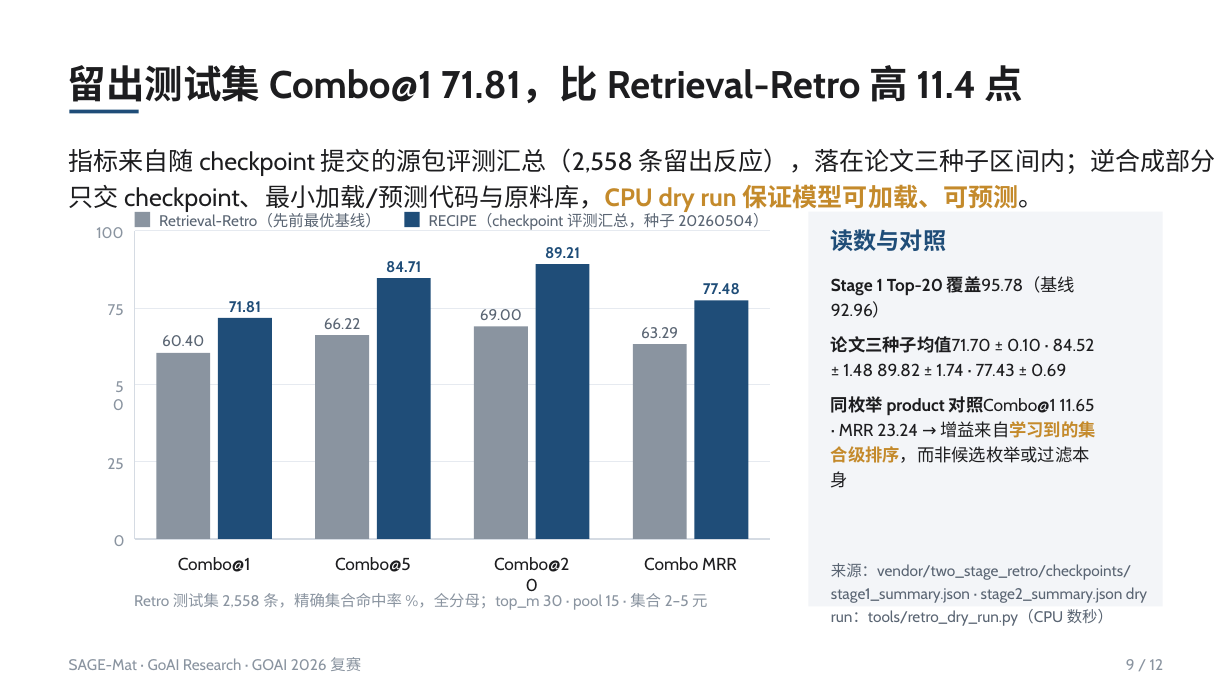
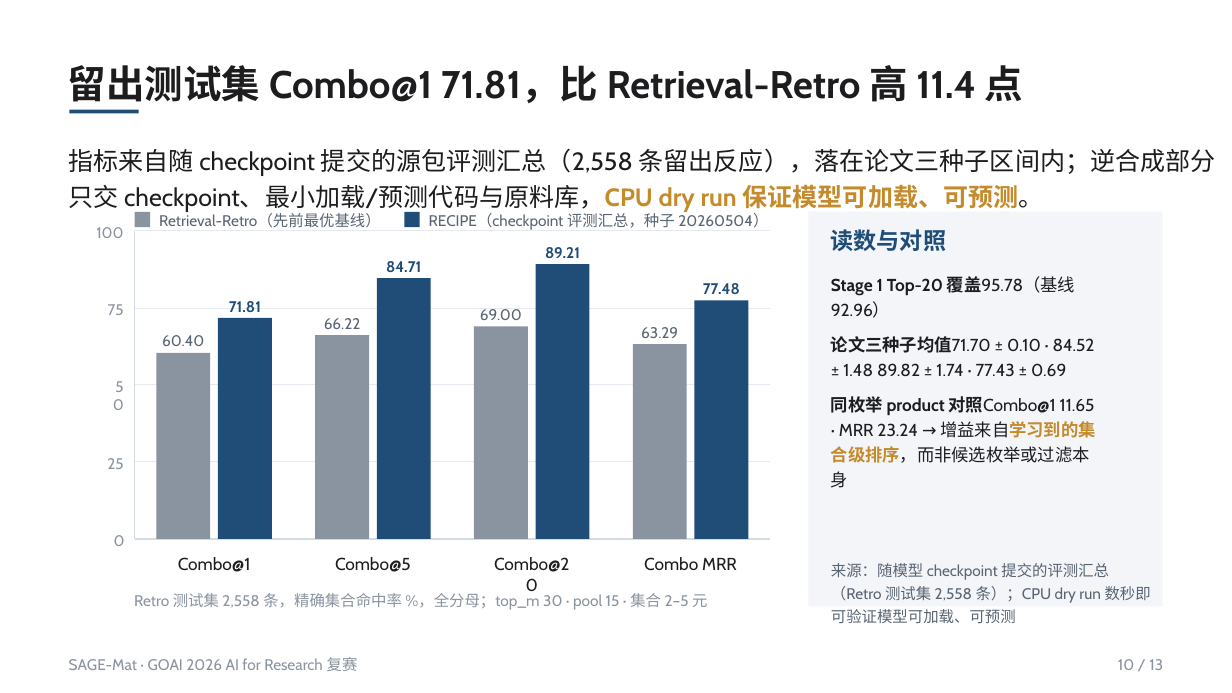
Before and after one commit to asimfish/goai_research, a slide deck: slide 10 of submission/goai_final/deck/SAGE-Mat_复赛方案说明.pptx (slide 9 before the commit). Drawn at 1232x693 pixels with LibreOffice and Linux fonts; fonts in the diff are those of the drawing. Boxes give left, top, right and bottom in pixels: in the first picture for what was removed or moved away, otherwise in the second. Text is boxed around its words. In the diff, an @@ line names an element or a change of style, - is before the commit and + after.

```diff
--- a/submission/goai_final/deck/SAGE-Mat_复赛方案说明.pptx
+++ b/submission/goai_final/deck/SAGE-Mat_复赛方案说明.pptx
@@ text at box(831, 563, 1151, 623): text changed @@
-来源：vendor/two_stage_retro/checkpoints/ stage1_summary.json · stage2_summary.json dry run：tools/retro_dry_run.py（CPU 数秒）
+来源：随模型 checkpoint 提交的评测汇总（Retro 测试集 2,558 条）；CPU dry run 数秒即可验证模型可加载、可预测
@@ text at box(69, 657, 358, 671): text changed @@
-SAGE-Mat · GoAI Research · GOAI 2026 复赛
+SAGE-Mat · GOAI 2026 AI for Research 复赛
@@ text at box(1118, 659, 1163, 670): text changed @@
-9 / 12
+10 / 13
```
Also in this commit, not shown: 8 other slides changed, 4 slides added, 3 slides removed, 41 other files.
